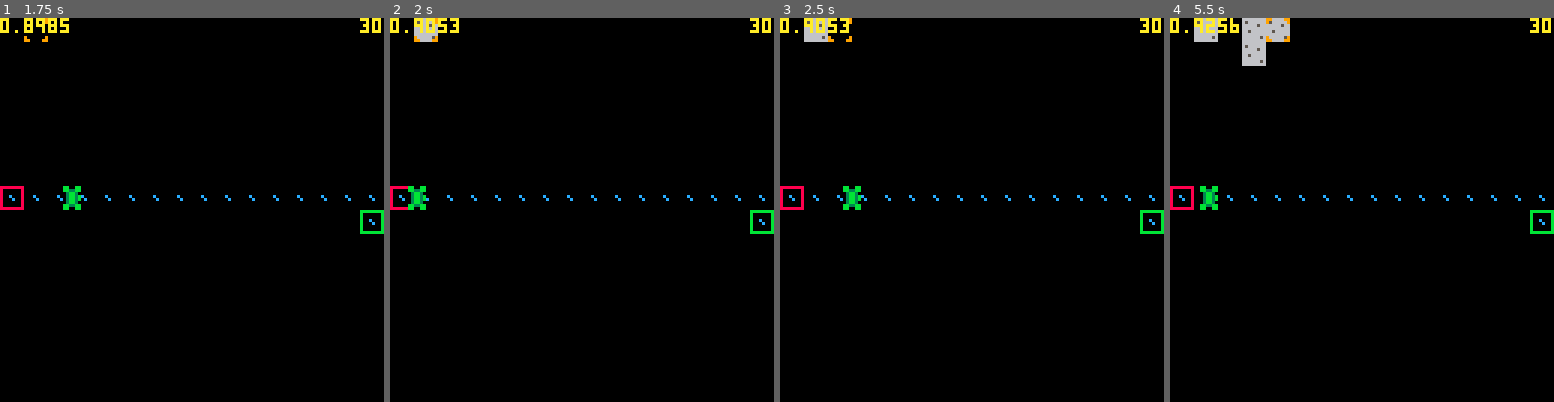
Above: before the commit, frames 1-4 (left to right).
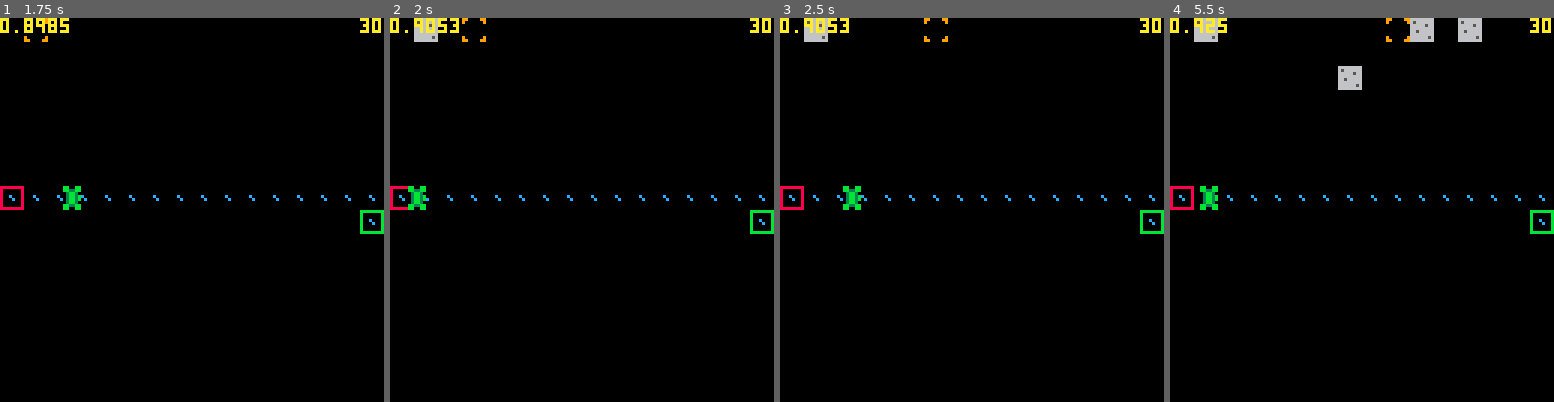
Above: after the commit, the same moments.

Repository: langchr86/pico-bubble-towers
Game: PICO-8 cartridge pico-proto.p8
Same seed, same stepped clock (60 frames per second), same inputs: the game is played once before the commit and once after it.
Inputs:
- Up to frame 1 (1.75 s): tap X (X key) at 0.33, 1.07 s; tap O (Z key) at 0.7, 1.7 s; hold Right from 1.6 s (still down)
- Up to frame 2 (2 s): keep holding Right; tap X (X key) at 1.85 s
- Up to frame 3 (2.5 s): release Right at 2.1 s; tap O (Z key) at 2.1 s; hold Up 2.15-2.42 s; hold Right from 2.47 s (still down)
- Up to frame 4 (5.5 s): tap O (Z key) every 0.4 s from 2.5 to 5.3 s; tap X (X key) at 2.97, 4.08, 5.2 s; release Right at 3.03 s; hold Left 3.08-3.58 s; hold Down 3.63-3.97 s; hold Right 4.02-4.68 s; hold Up 4.73-5.03 s; hold Left from 5.08 s (still down)

Frame 1 is identical in both runs. In frame 2, 0.1% of the frame differs, in the area x 6-25%, y 0-7%; in frame 3, 0.1%; in frame 4, 2.5%, in the area x 15-82%, y 0-19%.

Commit message:
increase cursor speed

Diff:
--- a/pico-proto.lua
+++ b/pico-proto.lua
@@ -2,6 +2,10 @@
 
 function _init()
   cls()
+
+  -- custom cursor speed for btnp()
+  poke(0x5f5c, 8) -- set the initial delay before repeating. 255 means never repeat.
+  poke(0x5f5d, 2) -- set the repeating delay.
 end
 
 cursor = {x=0, y=0}
